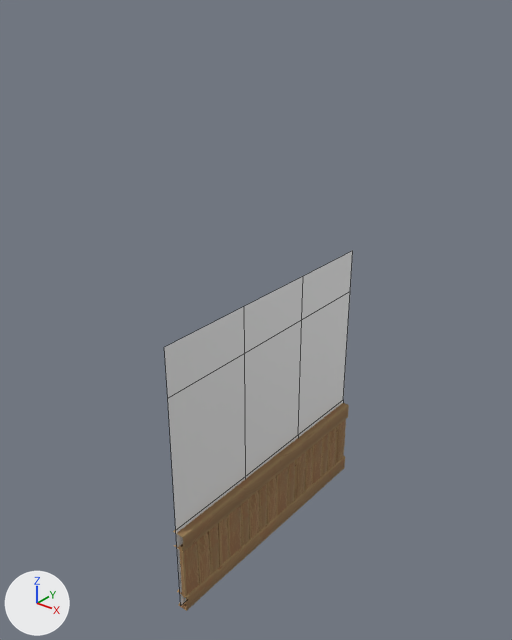
The FBX model Assets/04_Art/Assets/Modular Assets/Walls/Modular_Walls.fbx: old version first, new version second.
Before and after are seen from a camera (50 mm lens) standing at (6.14, -8.24, 9.17) and looking at (-0.24, -0.26, 4.22). Lighting does not change. The marker at lower left points along +X, +Y and +Z. Mesh edges are drawn as thin lines on the coarser meshes. Where no turn or scale is listed for an object, it has been applied to the vertices.

In view in the first picture: 'wall_modular', 'wall_modular.002'.
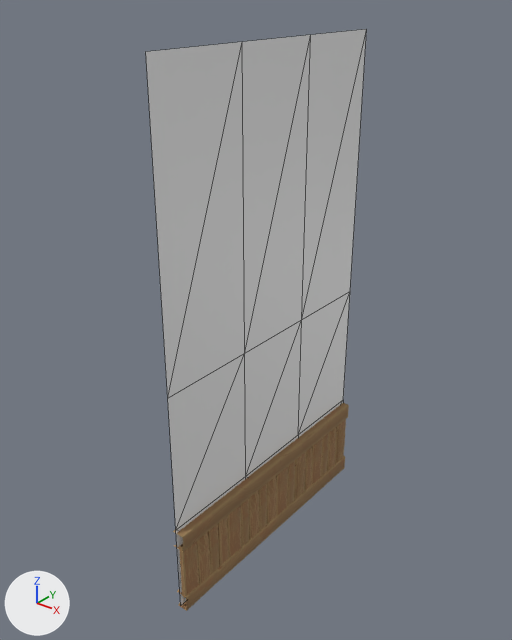
The newer file is also turned or shifted as a whole; pictures and numbers use the older file's frame.

Location of each change, (x1, y1, x2, y2) in pixels of the pictures (512 x 640 px):
'wall_modular.002', reshaped (16% wider, 63% taller): before (164, 251, 353, 605); after (146, 29, 366, 605)

The edits, one by one:
me_plane_007 is used by ob_wall_modular_002; location (0.05, 0.99, 0.9).
me_plane_007 had 16 vertices, 9 faces and spanned x -0.09, y -3.46..1.27, z -0.93..3.81.
me_plane_007 now has 16 vertices, 18 faces and spans x -0.09, y -3.46..1.27, z -0.93..7.51.
Part 1, on me_plane_007:
4 vertices are removed from x -0.09, y -3.46..1.27, z 3.81.
9 faces are deleted.
4 vertices are added at (-0.09, 1.27, 7.51), (-0.09, -0.26, 7.51), (-0.09, -1.79, 7.51), (-0.09, -3.46, 7.51).
18 new faces join them.
